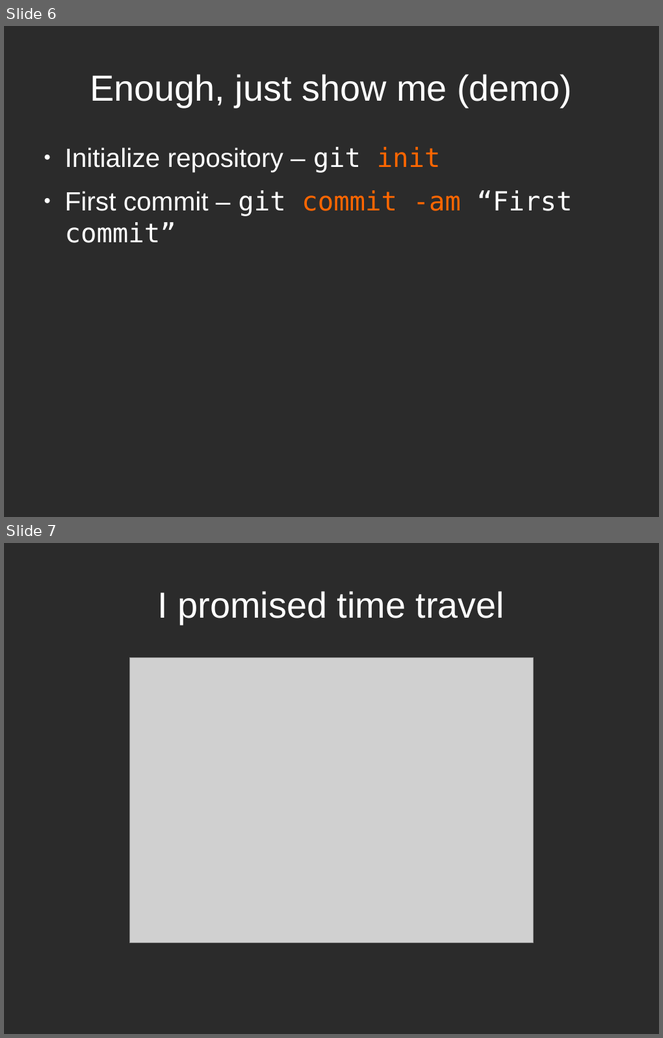
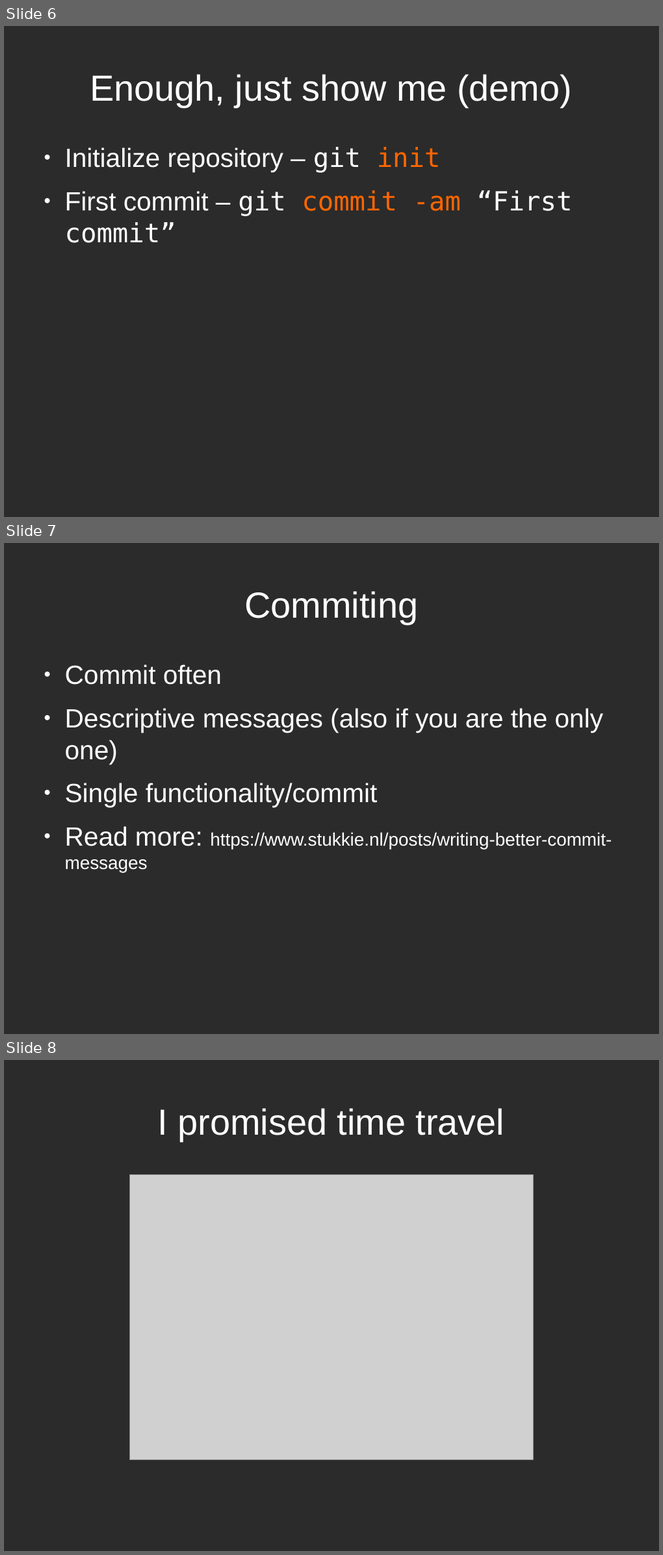
Before and after one commit to hwdegroot/days-of-code, a slide deck: presentation/zee-slides.odp. Shown one above the other, each under a label of ours: slides 6 and 7 before the commit, slides 6, 7 and 8 after it. The pictures are 663x1038 and 663x1555 pixels, drawn with LibreOffice and Linux fonts; fonts in the diff are those of the drawing; grey boxes stand for pictures; background and template pictures are left out; a plain dark background stands for a picture behind light text. Boxes give left, top, right and bottom in pixels: in the first picture for what was removed or moved away, otherwise in the second. Text is boxed around its words. In the diff, an @@ line names an element or a change of style, - is before the commit and + after.

Commit message:
Add info on commit messages

```diff
--- a/presentation/zee-slides.odp
+++ b/presentation/zee-slides.odp
@@ slide 7 added at bbox=[4, 543, 659, 1034], background picture (left out) @@
@@ title added at bbox=[244, 591, 418, 624], 44 pt, text #FFFFFF @@
+Commiting
@@ text added at bbox=[65, 665, 612, 873], 32 pt, text #FFFFFF @@
+● Commit often
+● Descriptive messages (also if you are the only one)
+● Single functionality/commit
+● Read more: https://www.stukkie.nl/posts/writing-better-commit-messages
@@ what was slide 7 is now slide 8 @@
```
